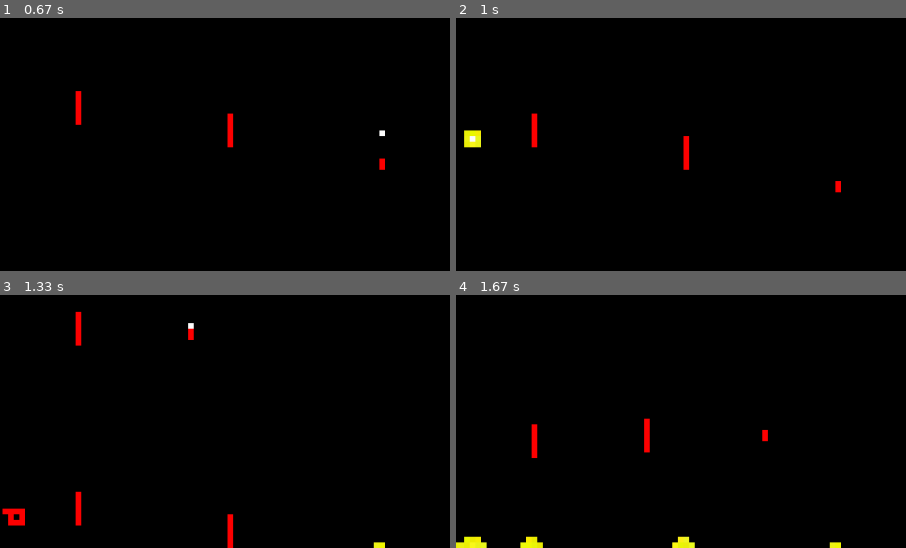
Above: before the commit, frames 1-4 (two rows, left to right).
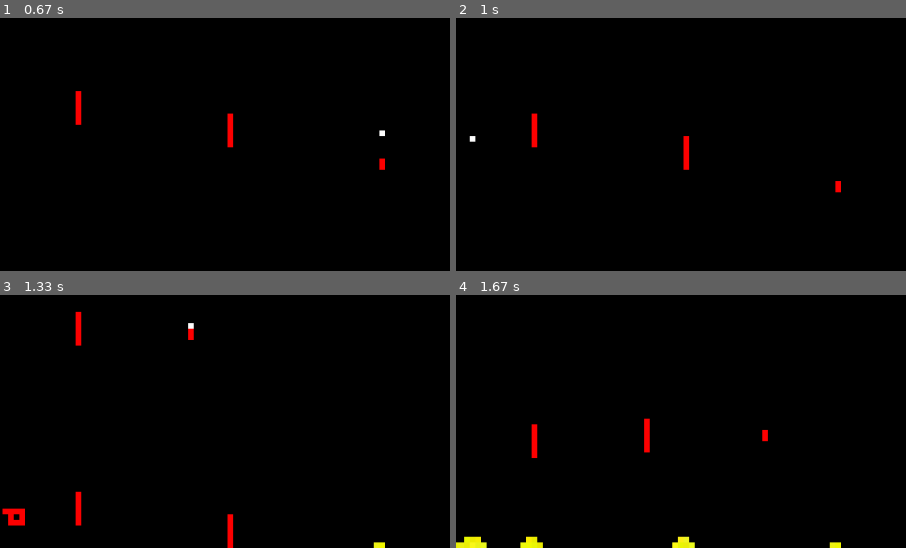
Above: after the commit, the same moments.

Repository: Neptun332/jetmen-revival-pygame
Game: pygame game, started from main.py
Two runs of this game, one before a commit and one after it. Both use one fixed random seed, a clock stepped at 60 frames per second and the inputs below.
Inputs (mouse positions are % of the whole screen's width and height, from its top left):
- Up to frame 1 (0.67 s): press the mouse at (26, 51) at 0.37 s; move the mouse to (43, 61) at 0.47 s; release the mouse at (60, 72) at 0.6 s
- Up to frame 2 (1 s): hold Ctrl from 0.67 s (still down); tap Space at 0.73 s; click (19, 73) at 0.75 s
- Up to frame 3 (1.33 s): tap Space at 1.03 s; release Ctrl at 1.13 s; press the mouse at (26, 51) at 1.2 s; move the mouse to (39, 56) at 1.3 s
- Up to frame 4 (1.67 s): release the mouse at (51, 60) at 1.43 s; right-click (34, 17) at 1.55 s
The pictures show only the part of the screen within x 17-67%, y 50-100%; the shares and areas given below are measured in that part.

Frame 1 is identical in both runs. In frame 2, 0.2% of the frame differs, in the area x 1-6%, y 44-52%; in frame 3, nothing differs; in frame 4, nothing differs.

Commit message:
added removing of tiles

Diff:
--- a/World.py
+++ b/World.py
@@ -10,6 +10,13 @@
         self.height = height
         self.tiles: List[Tile] = []
         self.moving_tiles: List[MovingTile] = []
+
+        self.tiles_to_add: List[Tile] = []
+        self.moving_tiles_to_add: List[Tile] = []
+
+        self.tiles_to_remove: List[Tile] = []
+        self.moving_tiles_to_remove: List[Tile] = []
+
         init_matrix: List[List[Tile or None]] = []
         for _ in range(height):
             init_matrix.append([None for _ in range(width)])
@@ -18,11 +25,29 @@
     def add_tile(self, tile_type: type, x: int, y: int):
         if self.is_position_inside_scene(x=x, y=y) and not self.spatial_matrix[y][x]:
             new_tile: Tile = tile_type(x, y, self)
-            self.tiles.append(new_tile)
-            self.moving_tiles.append(new_tile)
+            self.tiles_to_add.append(new_tile)
+            self.moving_tiles_to_add.append(new_tile)
             self.spatial_matrix[y][x] = new_tile
 
+    def remove_tile(self, x: int, y: int):
+        if self.is_position_inside_scene(x=x, y=y) and self.spatial_matrix[y][x]:
+            tile_to_remove = self.spatial_matrix[y][x]
+            tile_to_remove.deactivate()
+            self.tiles_to_remove.append(tile_to_remove)
+            self.moving_tiles_to_remove.append(tile_to_remove)
+            self.spatial_matrix[y][x] = None
+
     def update(self):
+        self.tiles += self.tiles_to_add
+        self.tiles_to_add.clear()
+        self.moving_tiles += self.moving_tiles_to_add
+        self.moving_tiles_to_add.clear()
+
+        self.tiles = [tile for tile in self.tiles if tile not in self.tiles_to_remove]
+        self.tiles_to_remove.clear()
+        self.moving_tiles = [tile for tile in self.moving_tiles if tile not in self.moving_tiles_to_remove]
+        self.moving_tiles_to_remove.clear()
+
         for tile in self.moving_tiles:
             tile.update()
 
--- a/main.py
+++ b/main.py
@@ -131,14 +131,14 @@
                         mouse_position[0] + direction.value[0],
                         mouse_position[1] + direction.value[1]
                     )
-        # elif pygame.mouse.get_pressed()[2]:
-        #     world.delete_tile(mouse_position[0], mouse_position[1])
-        #     if pygame.key.get_pressed()[K_LCTRL]:
-        #         for direction in Dir.ALL:
-        #             world.delete_tile(
-        #                 mouse_position[0] + direction[0],
-        #                 mouse_position[1] + direction[1]
-        #             )
+        elif pygame.mouse.get_pressed()[2]:
+            world.remove_tile(mouse_position[0], mouse_position[1])
+            if pygame.key.get_pressed()[K_LCTRL]:
+                for direction in Directions:
+                    world.remove_tile(
+                        mouse_position[0] + direction.value[0],
+                        mouse_position[1] + direction.value[1]
+                    )
         # update physics
         if not pause:
             world.update()
--- a/tiles/MovingTile.py
+++ b/tiles/MovingTile.py
@@ -20,13 +20,14 @@
         self.world = world
         self.position_should_be_updated = True  # False if tile have neighbours preventing it from moving
         self.tile_have_moved = False
+        self.active = True
 
     @abc.abstractmethod
     def update(self):
         ...
 
     def update_position(self, possible_movement: Tuple[Directions, ...]):
-        if self.position_should_be_updated:
+        if self.position_should_be_updated and self.active:
             self.color = (255, 0, 0)
             tile_have_moved = False
             for direction in possible_movement:
@@ -74,3 +75,7 @@
         )
         self.x = position[0]
         self.y = position[1]
+
+    def deactivate(self):
+        self.wake_up_neighbours()
+        self.active = False
Not shown, added: README.md
